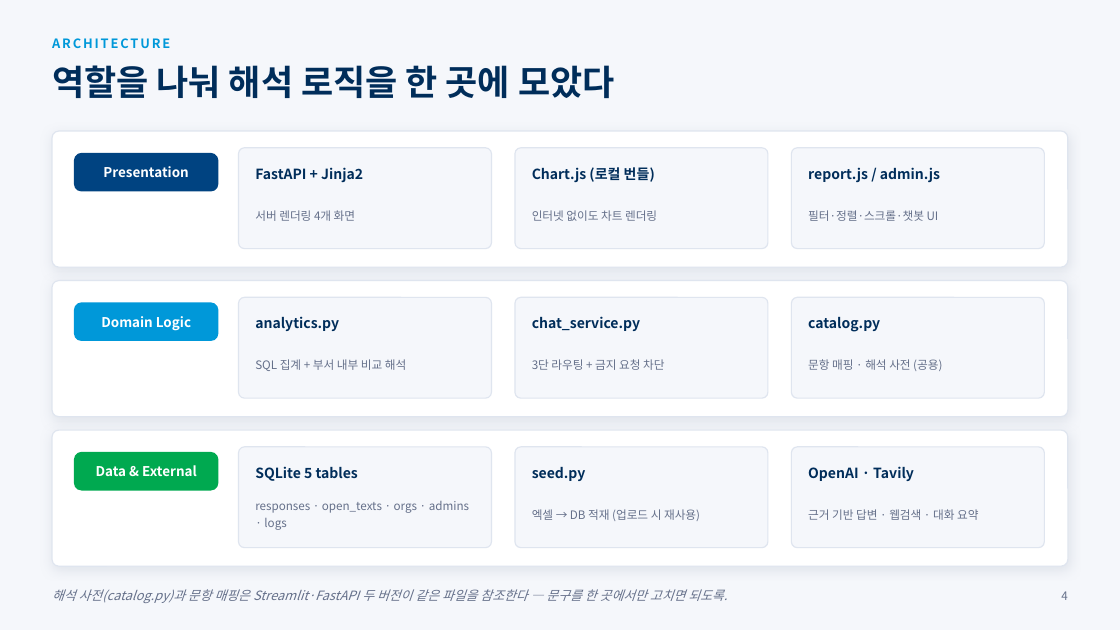
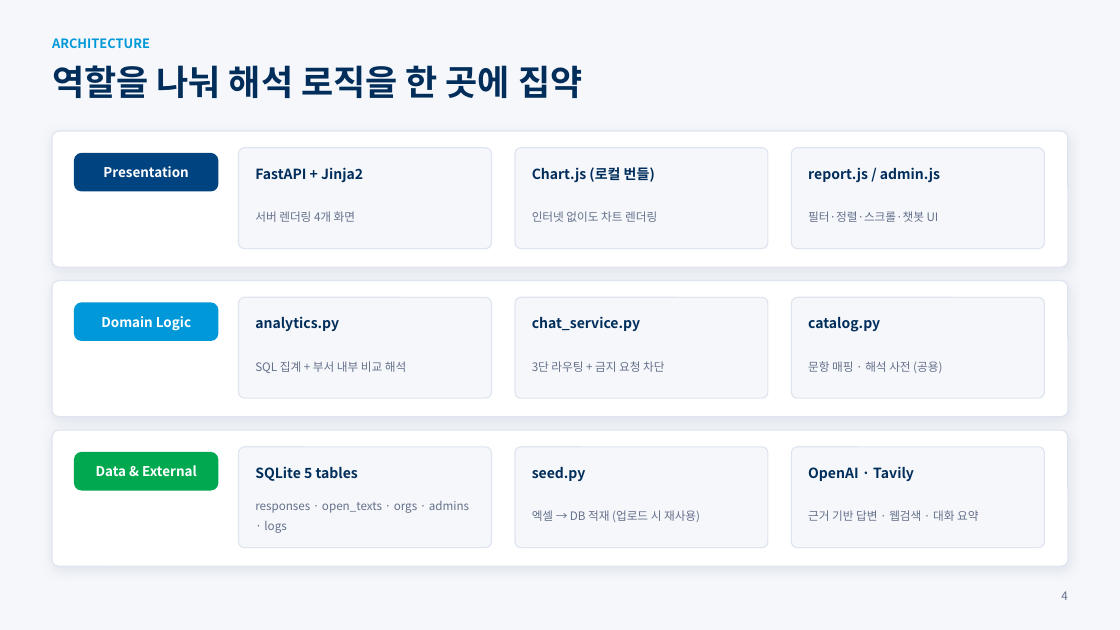
Before and after one commit to frypanegg/AI_PJT, a slide deck: slide 5 of Org_health_diag/docs/2026_조직건강도_AI_Agent_수행결과.pptx. Drawn at 1120x630 pixels with LibreOffice and Linux fonts; fonts in the diff are those of the drawing. Boxes give left, top, right and bottom in pixels: in the first picture for what was removed or moved away, otherwise in the second. Text is boxed around its words. In the diff, an @@ line names an element or a change of style, - is before the commit and + after.

```diff
--- a/Org_health_diag/docs/2026_조직건강도_AI_Agent_수행결과.pptx
+++ b/Org_health_diag/docs/2026_조직건강도_AI_Agent_수행결과.pptx
@@ text "ARCHITECTURE" at (52,38,150,48): letter spacing 1.6 to 0 pt @@
@@ text at (52,65,582,98): text changed @@
-역할을 나눠 해석 로직을 한 곳에 모았다
+역할을 나눠 해석 로직을 한 곳에 집약
@@ line spacing 14pt to 1.4 in 5 elements at (532,211,657,222), (255,361,406,373), (532,361,664,372), (808,361,942,373), (255,501,469,533) @@
@@ text removed at (52,589,727,603) @@
-해석 사전(catalog.py)과 문항 매핑은 Streamlit·FastAPI 두 버전이 같은 파일을 참조한다 — 문구를 한 곳에서만 고치면 되도록.
```
Also in this commit, not shown: 11 other slides changed, 1 slide added, 4 slides removed.
